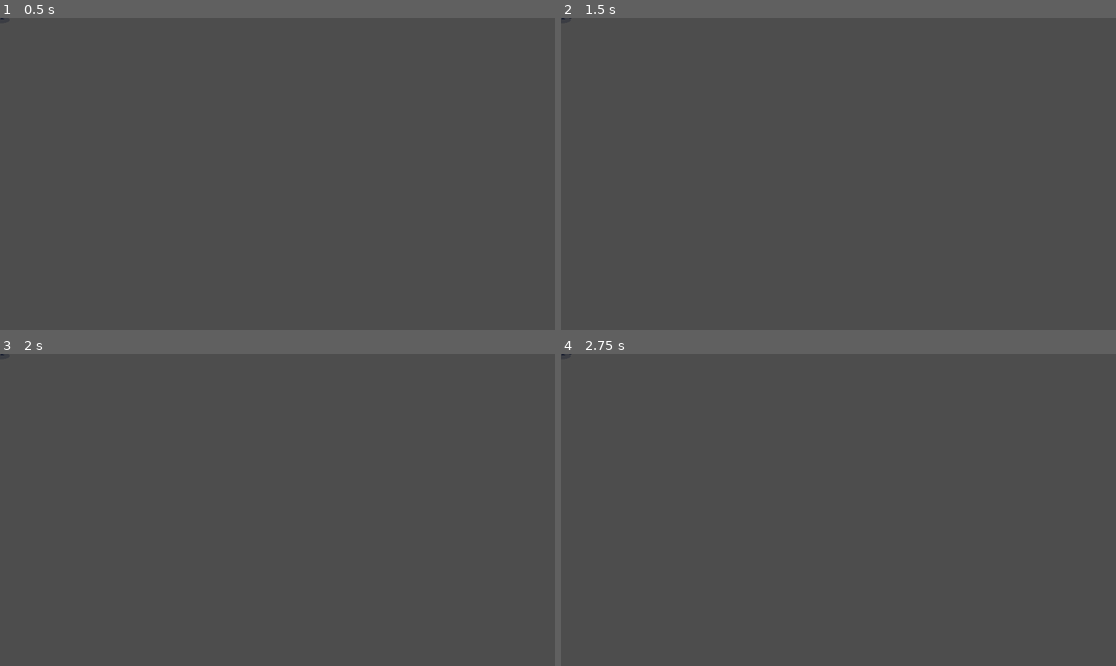
Above: before the commit, frames 1-4 (two rows, left to right).
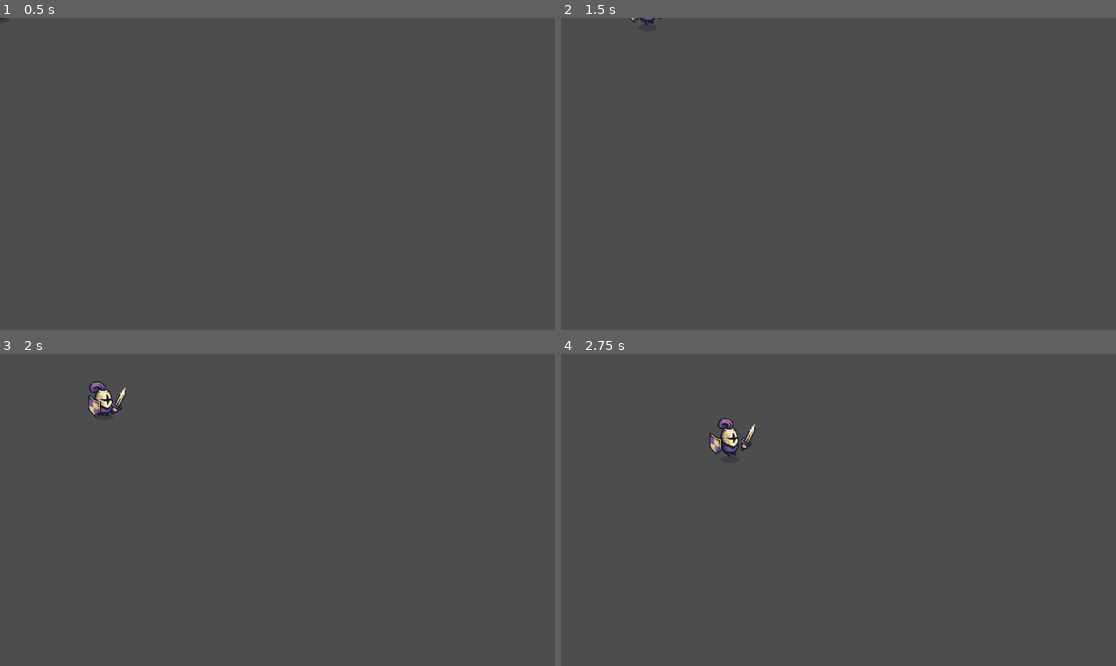
Above: after the commit, the same moments.

Repository: KarinaGante/BootcampSantander
Game: Godot game, scene res://player/player.tscn
Same seed, same stepped clock (60 frames per second), same inputs: the game is played once before the commit and once after it.
Inputs:
- Up to frame 1 (0.5 s): no input
- Up to frame 2 (1.5 s): tap Enter at 0.5 s; hold D (move_right) 0.53-1.28 s; tap Space at 1.25 s; hold S (move_down) from 1.28 s (still down)
- Up to frame 3 (2 s): keep holding S (move_down)
- Up to frame 4 (2.75 s): release S (move_down) at 2.03 s; hold D (move_right) from 2.03 s (still down)

Frame 1 is identical in both runs. In frame 2, less than 0.1% of the frame differs, in the area x 0-19%, y 0-3%; in frame 3, 0.5%; in frame 4, 0.5%, in the area x 0-36%, y 0-33%.

Commit message:
Movendo o personagem com animação setada com binds e direções

Diff:
--- a/Game Design com Godot/Tiny Swords/player/player.gd
+++ b/Game Design com Godot/Tiny Swords/player/player.gd
@@ -1,14 +1,48 @@
 extends CharacterBody2D
 
+@export var speed = 3
+
+@onready var sprite: Sprite2D = $Sprite2D
 @onready var animationPlayer: AnimationPlayer = $AnimationPlayer
 
 var isRunning: bool = false
 
-func _process(delta: float) -> void:
-	if Input.is_action_just_pressed("move_up"):
+# a funcao process atualiza em uma velocidade que depende do hardware
+# a funcao physics process vai atualizar com um valor fixo independente do harware (+ confiavel)
+
+func _physics_process(delta: float) -> void:
+	# obter input vector
+	var inputVector = Input.get_vector("move_left", "move_right", "move_up", "move_down")
+
+	# apagar deadzone do inputVector (em caso de usos de joystick)
+	var deadzone = 0.15
+
+	if abs(inputVector.x) < deadzone:
+		inputVector.x = 0
+	if abs(inputVector.y) < deadzone:
+		inputVector.y = 0
+
+	# modificar velocidade
+	var targetVelocity = inputVector * speed * 100.0
+	velocity = lerp(velocity, targetVelocity, 0.05)
+	move_and_slide()
+
+	# atualizar isRunning
+	var wasRunning = isRunning
+	isRunning = not inputVector.is_zero_approx()
+
+	# tocar animacao
+	if wasRunning != isRunning:
 		if isRunning:
+			animationPlayer.play("run")
+		else:
 			animationPlayer.play("idle")
-			isRunning = false
-		else:
-			animationPlayer.play("run")
-			isRunning = true
+
+	# girar sprite
+	if inputVector.x > 0:
+		# desmarcar a propriedade flip_H do sprite2D
+		sprite.flip_h = false
+
+	elif inputVector.x < 0:
+		# marcar flip_H
+		sprite.flip_h = true
--- a/Game Design com Godot/Tiny Swords/player/player.tscn
+++ b/Game Design com Godot/Tiny Swords/player/player.tscn
@@ -64,6 +64,7 @@
 }
 
 [node name="Player" type="CharacterBody2D"]
+motion_mode = 1
 script = ExtResource("1_xomqa")
 
 [node name="Sprite2D" type="Sprite2D" parent="."]
